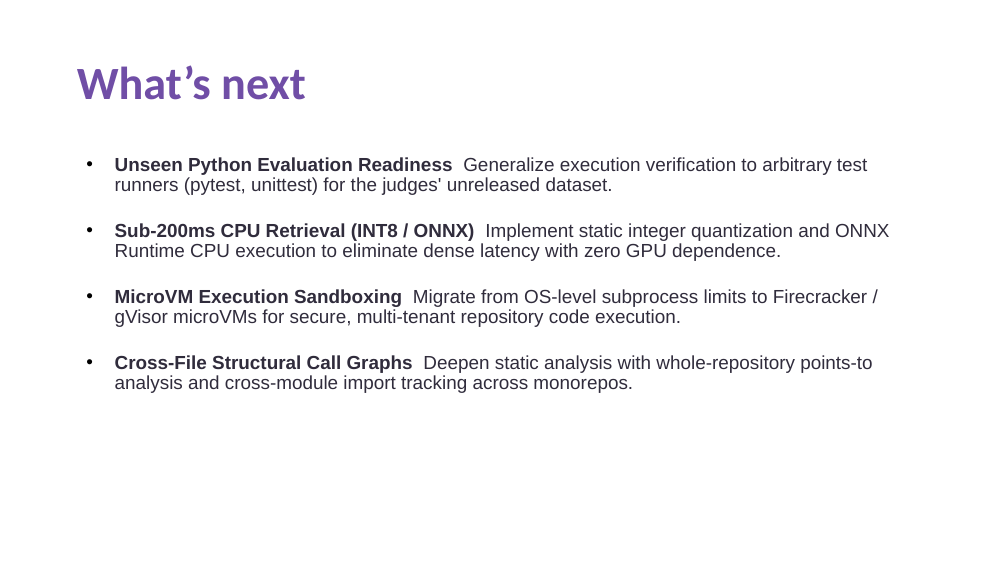
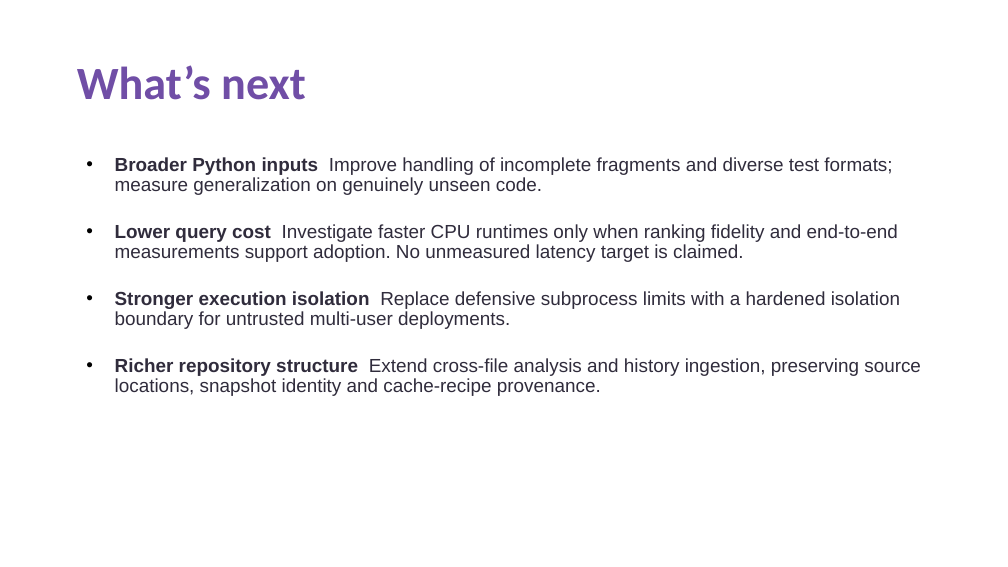
Before and after one commit to krizz711/CodeDoctor-Agentic-Semantic-and-Structural-Intelligence-for-Code-Repositories, a slide deck: slide 9 of VITV_Doctors_Submission.pptx. Drawn at 1008x567 pixels with LibreOffice and Linux fonts; fonts in the diff are those of the drawing. Boxes give left, top, right and bottom in pixels: in the first picture for what was removed or moved away, otherwise in the second. Text is boxed around its words. In the diff, an @@ line names an element or a change of style, - is before the commit and + after.

```diff
--- a/VITV_Doctors_Submission.pptx
+++ b/VITV_Doctors_Submission.pptx
@@ text at [115, 157, 921, 396]: text changed @@
-• Unseen Python Evaluation Readiness Generalize execution verification to arbitrary test runners (pytest, unittest) for the judges' unreleased dataset.
-• Sub-200ms CPU Retrieval (INT8 / ONNX) Implement static integer quantization and ONNX Runtime CPU execution to eliminate dense latency with zero GPU dependence.
-• MicroVM Execution Sandboxing Migrate from OS-level subprocess limits to Firecracker / gVisor microVMs for secure, multi-tenant repository code execution.
-• Cross-File Structural Call Graphs Deepen static analysis with whole-repository points-to analysis and cross-module import tracking across monorepos.
+• Broader Python inputs Improve handling of incomplete fragments and diverse test formats; measure generalization on genuinely unseen code.
+• Lower query cost Investigate faster CPU runtimes only when ranking fidelity and end-to-end measurements support adoption. No unmeasured latency target is claimed.
+• Stronger execution isolation Replace defensive subprocess limits with a hardened isolation boundary for untrusted multi-user deployments.
+• Richer repository structure Extend cross-file analysis and history ingestion, preserving source locations, snapshot identity and cache-recipe provenance.
```
Also in this commit, not shown: 10 other slides changed, 49 other files.
